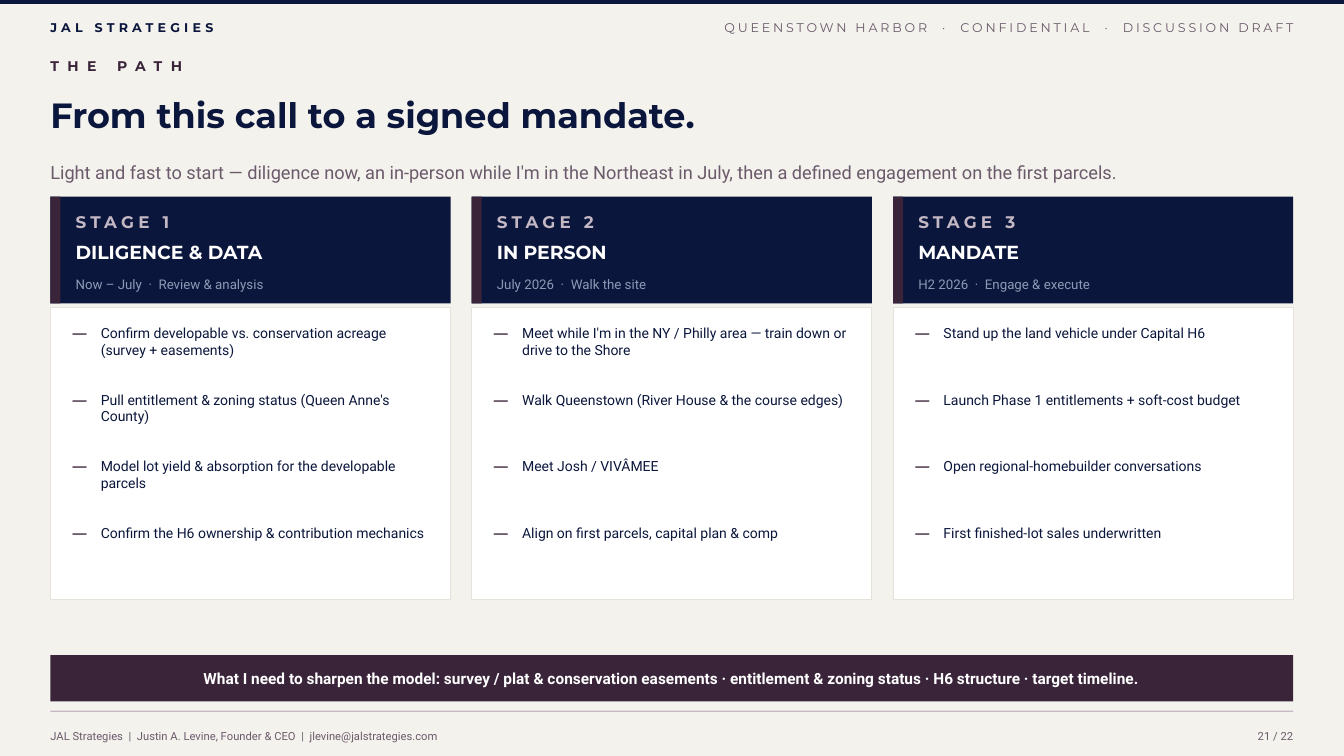
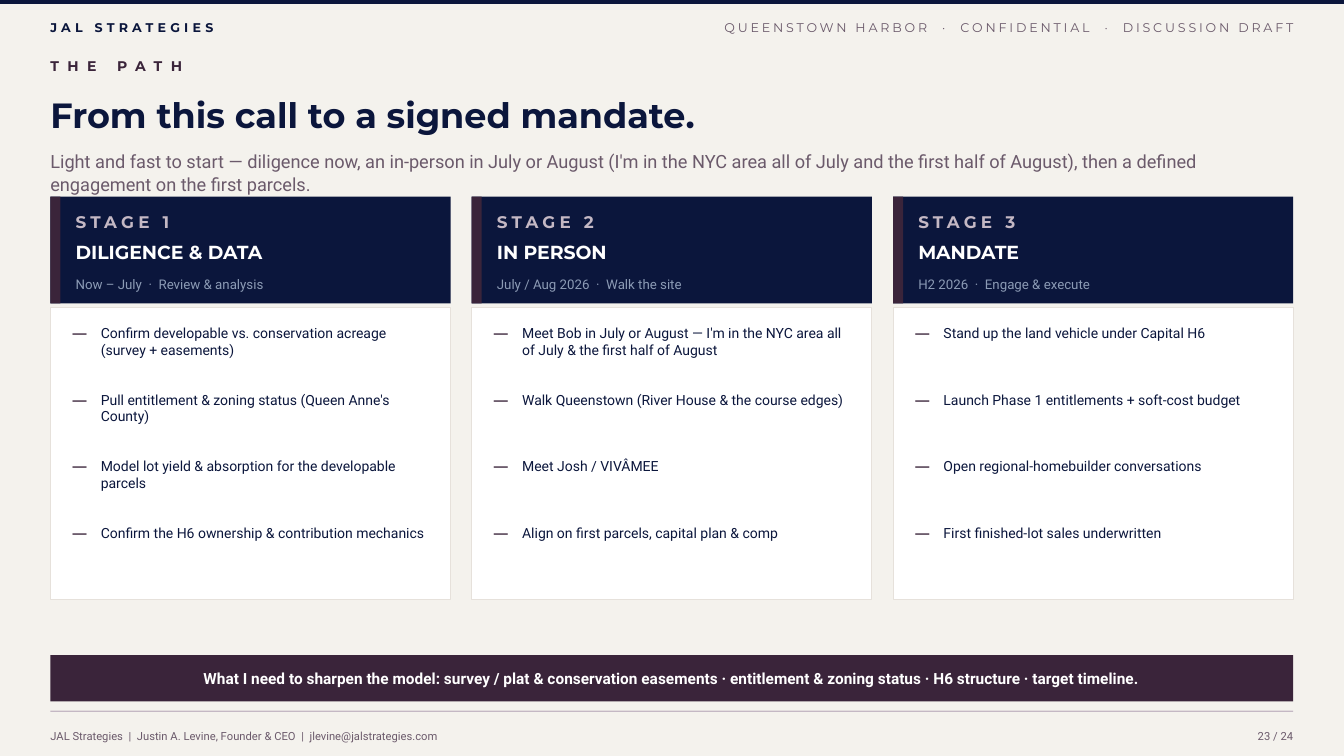
Before and after one commit to jlevine711/Apex, a slide deck: slide 23 of JAL_Queenstown_Harbor_Proposal.pptx (slide 21 before the commit). Drawn at 1344x756 pixels with LibreOffice and Linux fonts; fonts in the diff are those of the drawing. Boxes give left, top, right and bottom in pixels: in the first picture for what was removed or moved away, otherwise in the second. Text is boxed around its words. In the diff, an @@ line names an element or a change of style, - is before the commit and + after.

```diff
--- a/JAL_Queenstown_Harbor_Proposal.pptx
+++ b/JAL_Queenstown_Harbor_Proposal.pptx
@@ text at (50,153,1197,195): text changed @@
-Light and fast to start — diligence now, an in-person while I'm in the Northeast in July, then a defined engagement on the first parcels.
+Light and fast to start — diligence now, an in-person in July or August (I'm in the NYC area all of July and the first half of August), then a defined engagement on the first parcels.
@@ text at (497,279,681,292): text changed @@
-July 2026 · Walk the site
+July / Aug 2026 · Walk the site
@@ text at (522,327,841,358): text changed @@
-Meet while I'm in the NY / Philly area — train down or drive to the Shore
+Meet Bob in July or August — I'm in the NYC area all of July & the first half of August
@@ text at (1258,732,1294,740): text changed @@
-21 / 22
+23 / 24
```
Also in this commit, not shown: 20 other slides changed, 2 slides added, 4 other files.
